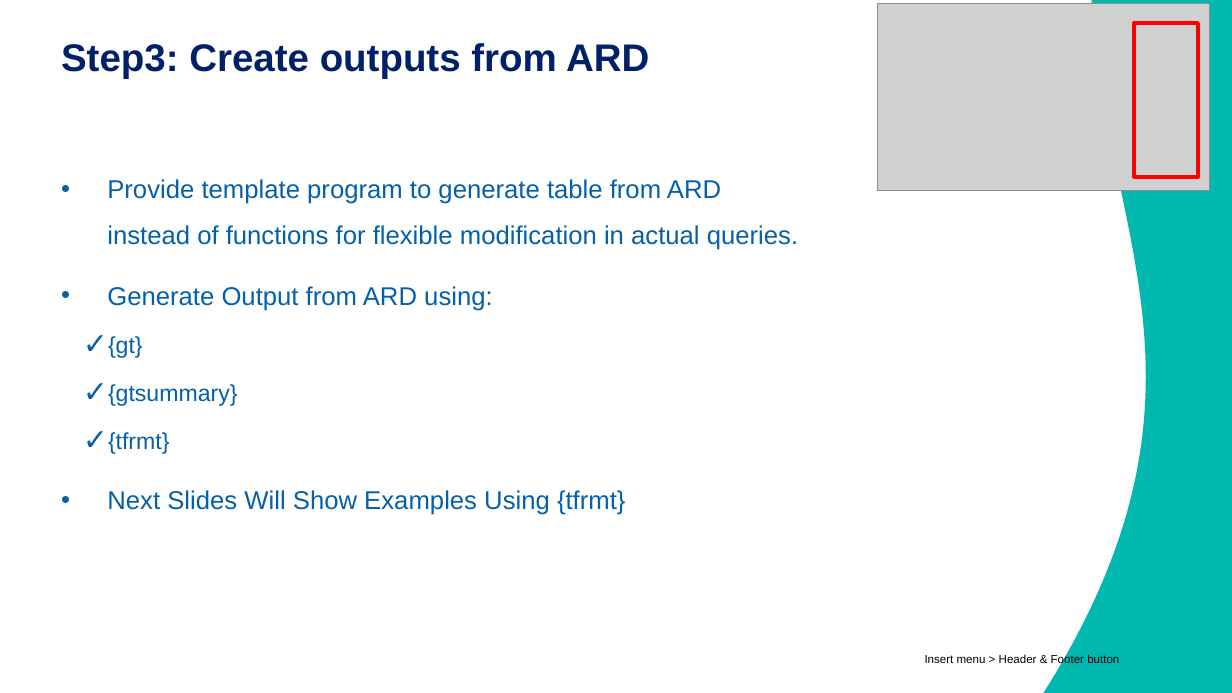
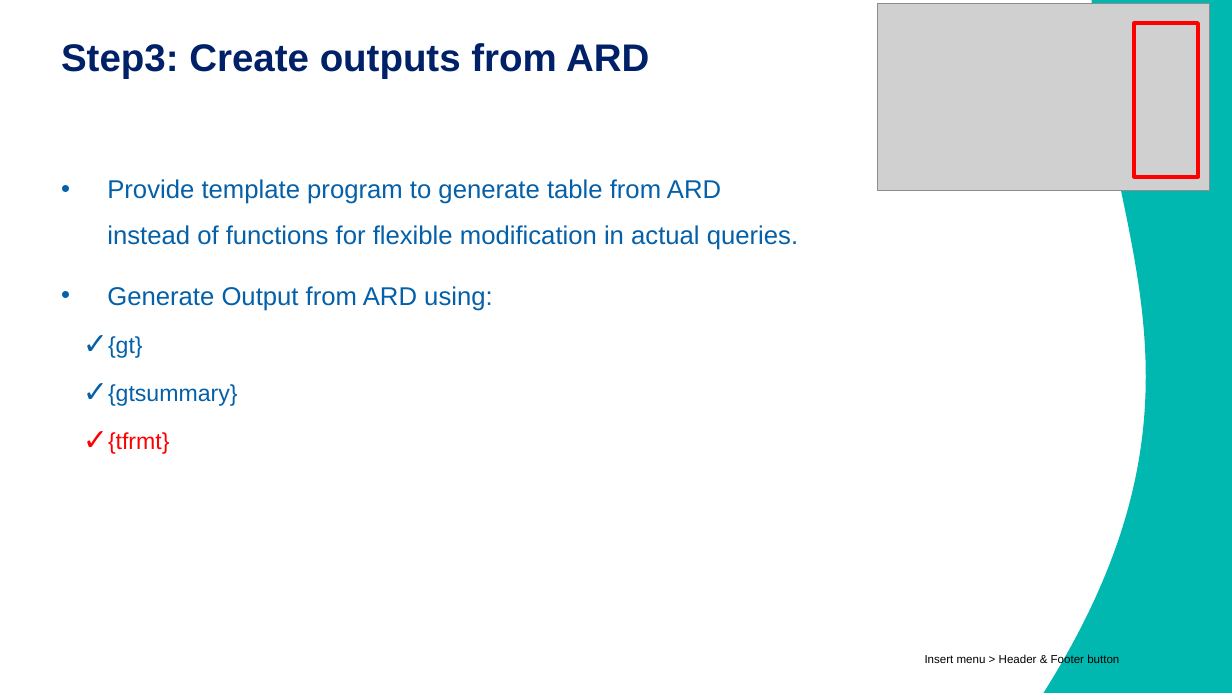
Before and after one commit to R-with-Pharma-Labo/Meetup_1, a slide deck: slide 15 of Materials/1640-1700_Goto/08Apr2026_R_with_Pharma_Lab.pptx (slide 14 before the commit). Drawn at 1232x693 pixels with LibreOffice and Linux fonts; fonts in the diff are those of the drawing; grey boxes stand for pictures; background and template pictures are left out. Boxes give left, top, right and bottom in pixels: in the first picture for what was removed or moved away, otherwise in the second. Text is boxed around its words. In the diff, an @@ line names an element or a change of style, - is before the commit and + after.

```diff
--- a/Materials/1640-1700_Goto/08Apr2026_R_with_Pharma_Lab.pptx
+++ b/Materials/1640-1700_Goto/08Apr2026_R_with_Pharma_Lab.pptx
@@ text at [108,432,170,454]: text colour #0460A9 to #FF0000 in "{tfrmt}" @@
@@ text at [107,490,625,515]: paragraph removed @@
-• Next Slides Will Show Examples Using {tfrmt}
```
Also in this commit, not shown: 4 other slides changed.
